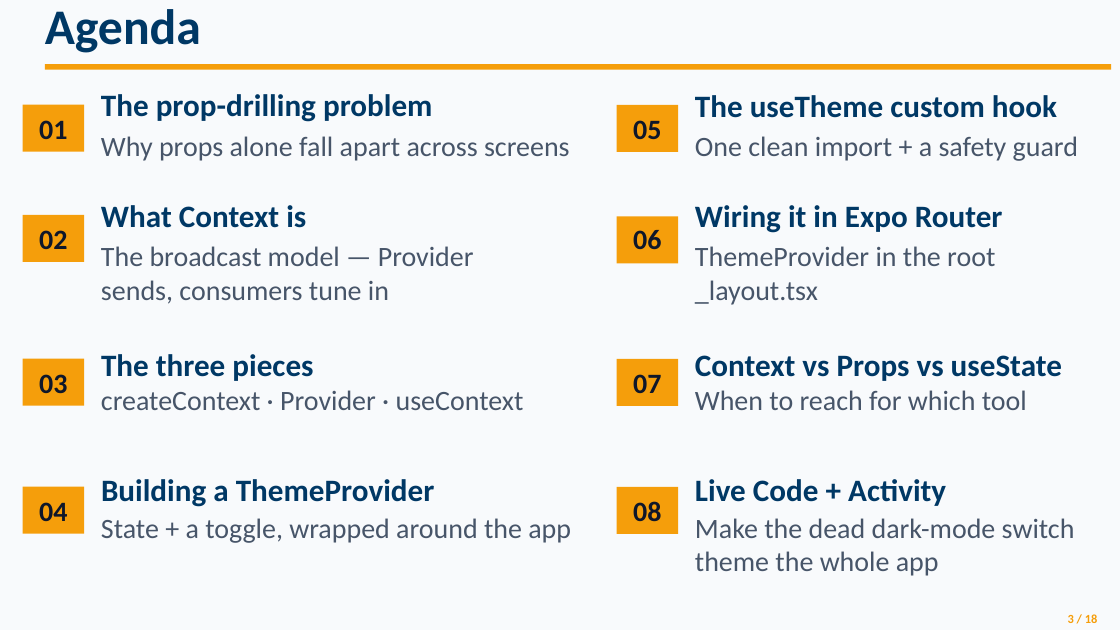
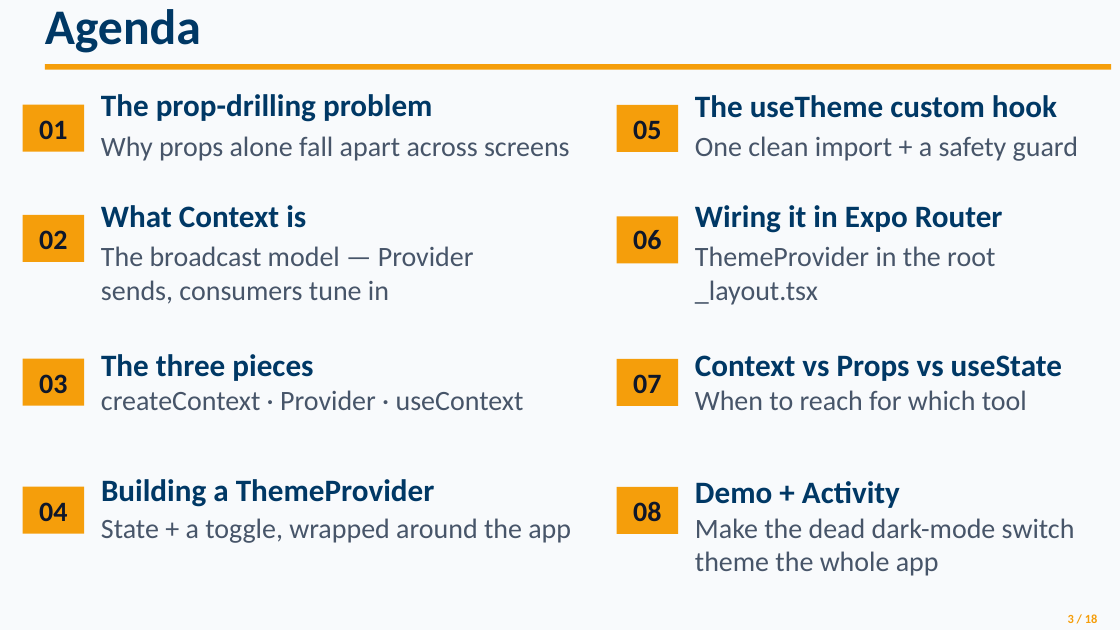
Before and after one commit to wlasitz-jeremy/Mobile-Application-Development-CPRG-303, a slide deck: slide 3 of Unit 5/Context API_Updated.pptx. Drawn at 1120x630 pixels with LibreOffice and Linux fonts; fonts in the diff are those of the drawing. Boxes give left, top, right and bottom in pixels: in the first picture for what was removed or moved away, otherwise in the second. Text is boxed around its words. In the diff, an @@ line names an element or a change of style, - is before the commit and + after.

Commit message:
added hook context demo

```diff
--- a/Unit 5/Context API_Updated.pptx
+++ b/Unit 5/Context API_Updated.pptx
@@ text at (695,481,900,508): text changed @@
-Live Code + Activity
+Demo + Activity
```
Also in this commit, not shown: 2 other slides changed, 1 slide added, 33 other files.
